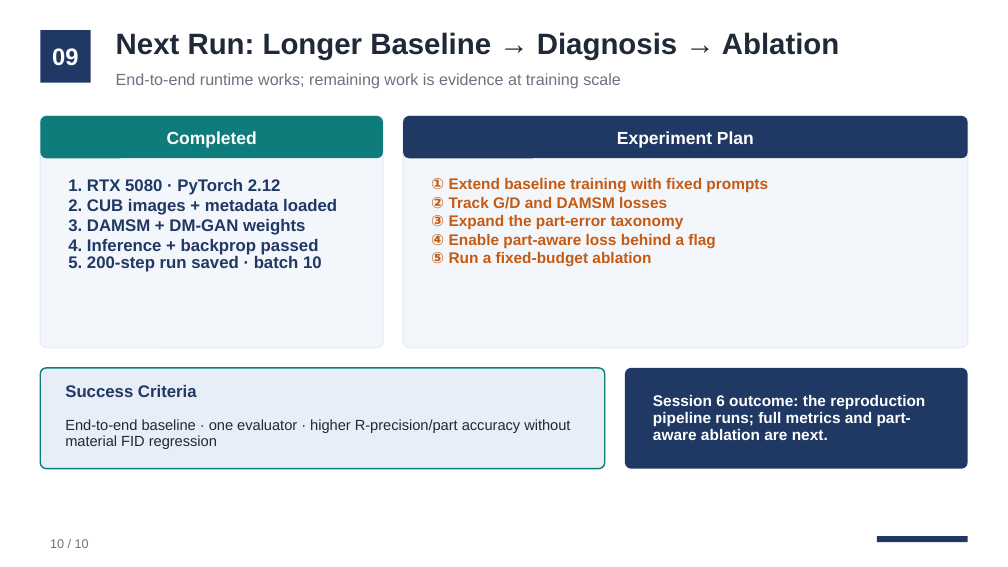
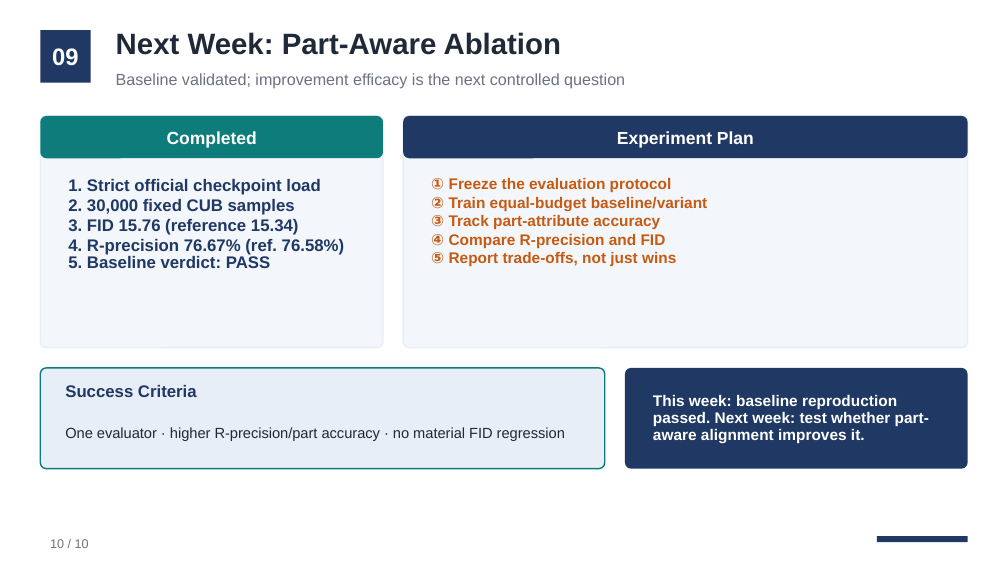
Before and after one commit to Alexzhoujk/DM-GANS, a slide deck: slide 10 of outputs/DM-GAN Baseline Implementation and Investigation - Session 6 Updated.pptx. Drawn at 1008x567 pixels with LibreOffice and Linux fonts; fonts in the diff are those of the drawing. Boxes give left, top, right and bottom in pixels: in the first picture for what was removed or moved away, otherwise in the second. Text is boxed around its words. In the diff, an @@ line names an element or a change of style, - is before the commit and + after.

Commit message:
Validate the DM-GAN baseline reproduction

```diff
--- a/outputs/DM-GAN Baseline Implementation and Investigation - Session 6 Updated.pptx
+++ b/outputs/DM-GAN Baseline Implementation and Investigation - Session 6 Updated.pptx
@@ text at (116, 32, 561, 55): text changed @@
-Next Run: Longer Baseline → Diagnosis → Ablation
+Next Week: Part-Aware Ablation
@@ text at (116, 73, 625, 89): text changed @@
-End-to-end runtime works; remaining work is evidence at training scale
+Baseline validated; improvement efficacy is the next controlled question
@@ text at (68, 179, 344, 268): text changed @@
-1. RTX 5080 · PyTorch 2.12
-2. CUB images + metadata loaded
-3. DAMSM + DM-GAN weights
-4. Inference + backprop passed
-5. 200-step run saved · batch 10
+1. Strict official checkpoint load
+2. 30,000 fixed CUB samples
+3. FID 15.76 (reference 15.34)
+4. R-precision 76.67% (ref. 76.58%)
+5. Baseline verdict: PASS
@@ text at (431, 178, 708, 266): text changed @@
-① Extend baseline training with fixed prompts
-② Track G/D and DAMSM losses
-③ Expand the part-error taxonomy
-④ Enable part-aware loss behind a flag
-⑤ Run a fixed-budget ablation
+① Freeze the evaluation protocol
+② Train equal-budget baseline/variant
+③ Track part-attribute accuracy
+④ Compare R-precision and FID
+⑤ Report trade-offs, not just wins
@@ text at (653, 395, 929, 443): text changed @@
-Session 6 outcome: the reproduction pipeline runs; full metrics and part-aware ablation are next.
+This week: baseline reproduction passed. Next week: test whether part-aware alignment improves it.
@@ text at (65, 427, 565, 441): text changed @@
-End-to-end baseline · one evaluator · higher R-precision/part accuracy without material FID regression
+One evaluator · higher R-precision/part accuracy · no material FID regression
```
Also in this commit, not shown: 4 other slides changed, 12 other files.
